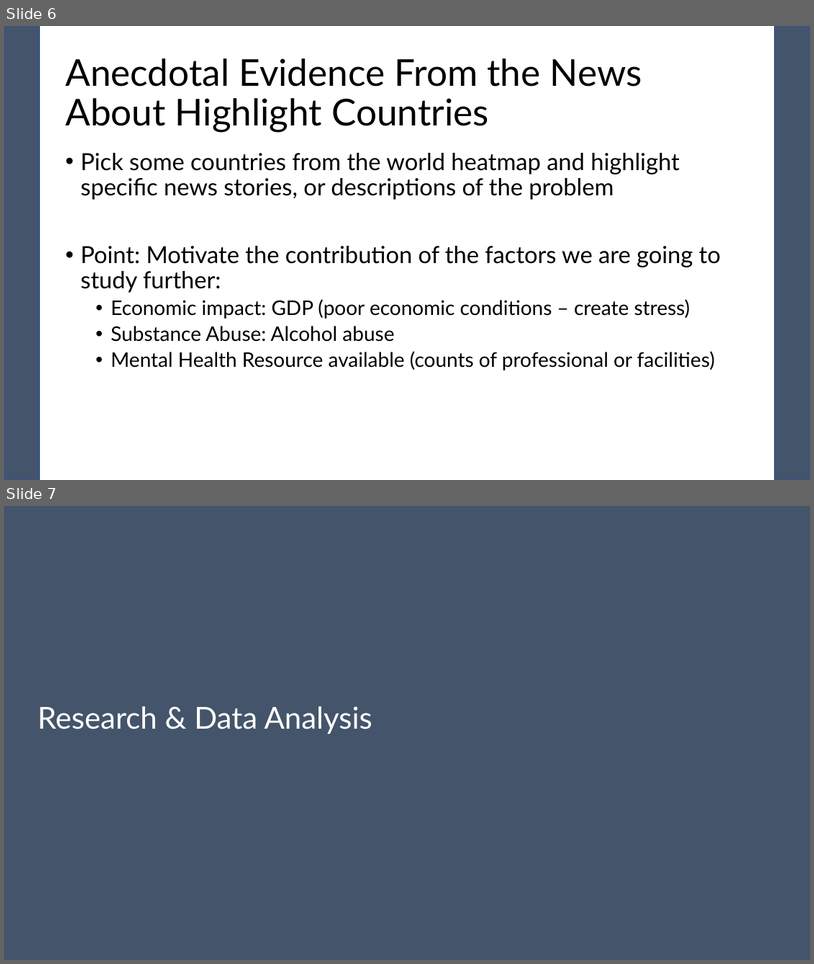
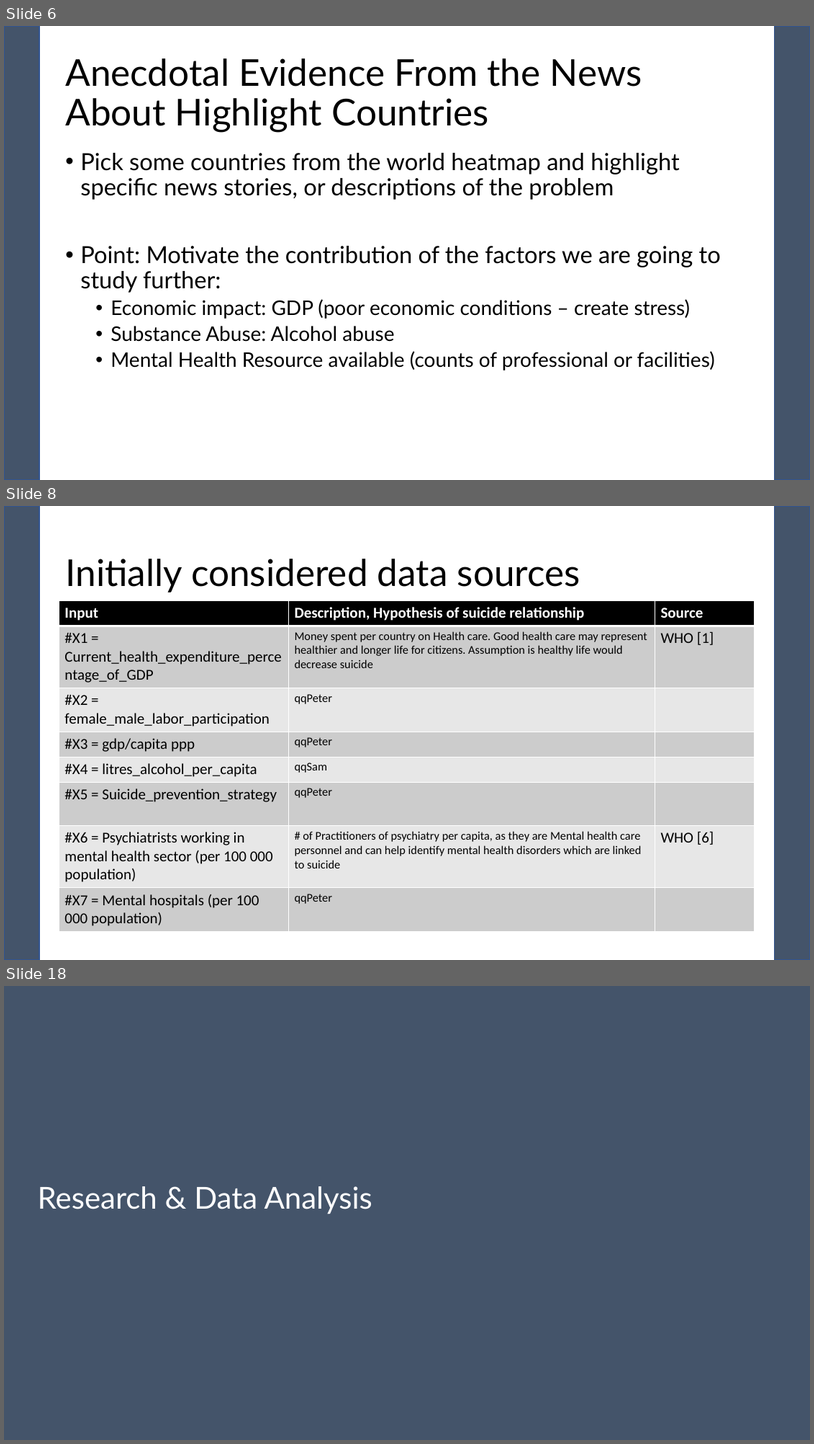
Before and after one commit to pewilliams/regression-mei-team-proj, a slide deck: presentation/Team-25.pptx. Shown one above the other, each under a label of ours: slides 6 and 7 before the commit, slides 6, 8 and 18 after it; the slides between them are not shown. The pictures are 814x964 and 814x1444 pixels, drawn with LibreOffice and Linux fonts; fonts in the diff are those of the drawing. Boxes give left, top, right and bottom in pixels: in the first picture for what was removed or moved away, otherwise in the second. Text is boxed around its words. In the diff, an @@ line names an element or a change of style, - is before the commit and + after.

```diff
--- a/presentation/Team-25.pptx
+++ b/presentation/Team-25.pptx
@@ slide 8 added at bbox=[4, 506, 810, 960], background #FFFFFF; not listed: 2 template elements that a slide beside it also shows @@
@@ title added at bbox=[65, 559, 581, 592], 44 pt, text #000000 @@
+Initially considered data sources
@@ table added at bbox=[59, 600, 756, 932], 8 rows, 3 columns @@
+Input | Description, Hypothesis of suicide relationship | Source
+#X1 = Current_health_expenditure_percentage_of_GDP | Money spent per country on Health care. Good health care may represent healthier and longer life for citizens. Assumption is healthy life would decrease suicide | WHO [1]
+#X2 = female_male_labor_participation | qqPeter | 
+#X3 = gdp/capita ppp | qqPeter | 
+#X4 = litres_alcohol_per_capita | qqSam | 
+#X5 = Suicide_prevention_strategy | qqPeter | 
+#X6 = Psychiatrists working in mental health sector (per 100 000 population) | # of Practitioners of psychiatry per capita, as they are Mental health care personnel and can help identify mental health disorders which are linked to suicide | WHO [6]
+#X7 = Mental hospitals (per 100 000 population) | qqPeter | 
@@ what was slide 7 is now slide 18 @@
```
Also in this commit, not shown: 2 slides changed, 11 other slides added, 1 other file.
